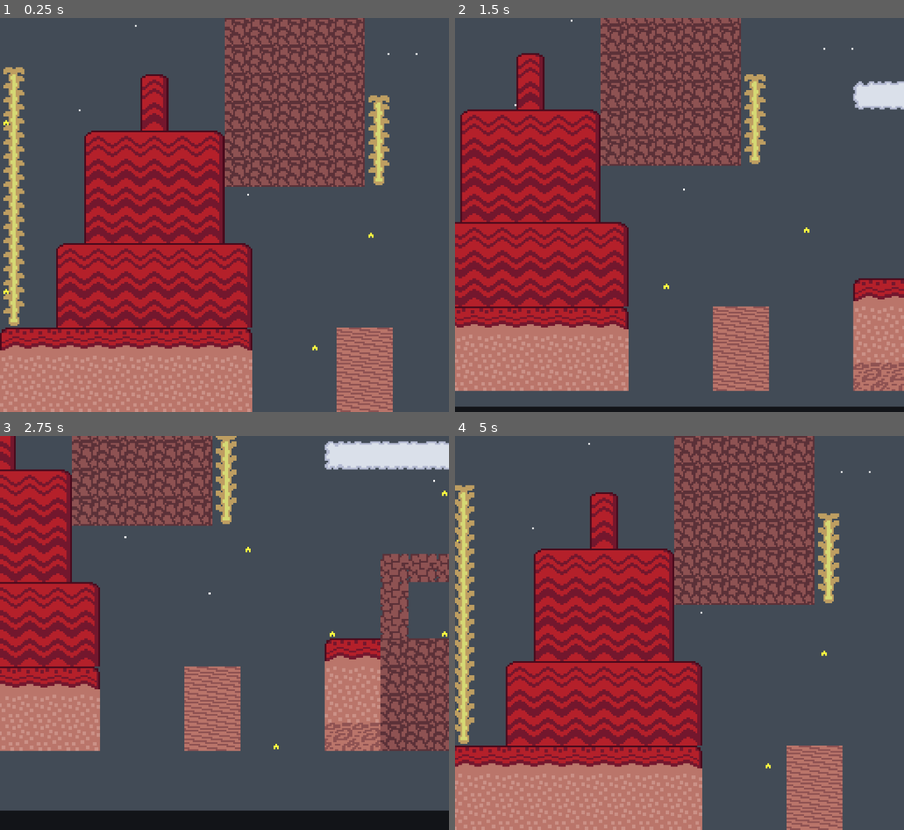
Above: before the commit, frames 1-4 (two rows, left to right).
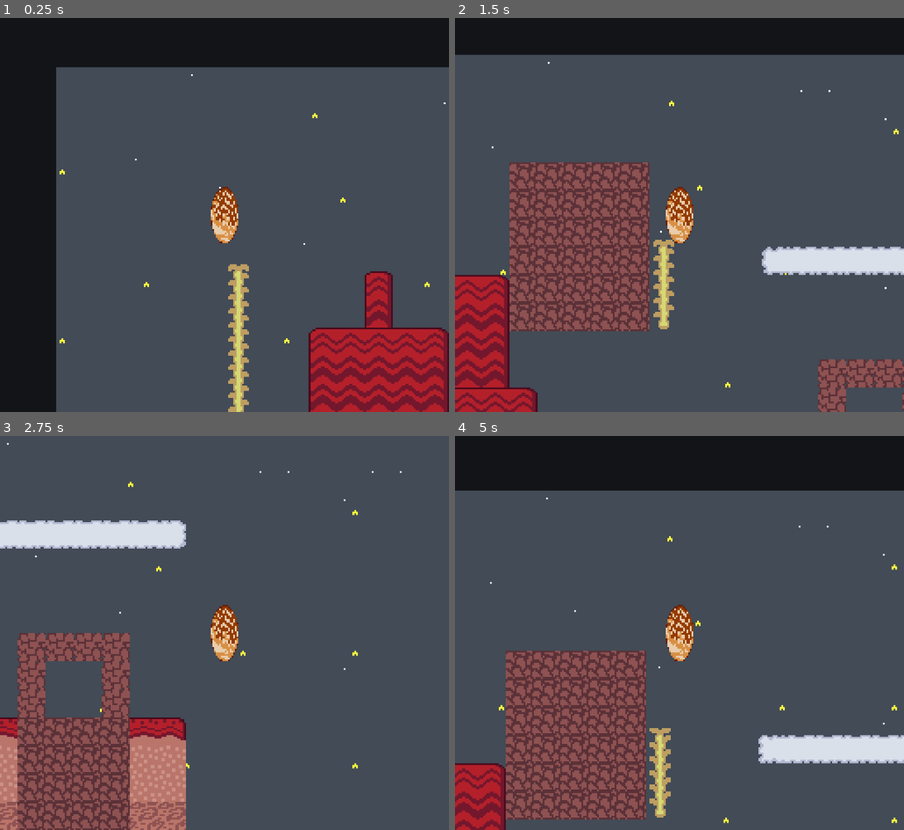
Above: after the commit, the same moments.

Repository: pixerhp/Subcon-Recall
Game: Godot game, scene res://scenes/topscenes/game_topscene.tscn
The game is run twice, just before and just after one commit, with the same random seed, the same clock (stepped at 60 frames per second) and the same inputs.
Inputs (mouse positions are in pixels of both pictures, inside the frame that each line leads up to):
- Up to frame 1 (0.25 s): no input
- Up to frame 2 (1.5 s): tap Enter at 0.5 s; move the mouse to (778, 195) at 0.52 s; press the mouse at (778, 195) at 0.53 s; hold D (move_right) 0.53-1.28 s; tap Space (jump, bound only after the commit) at 0.77, 1.07 s; tap Tab (select, bound only after the commit) at 0.8, 1.35 s; move the mouse to (589, 234) at 1.27 s; release the mouse at (589, 234) at 1.28 s; hold S (move_down) from 1.28 s (still down)
- Up to frame 3 (2.75 s): tap Space (jump, bound only after the commit) at 1.52, 1.55, 1.82, 2.1 s; move the mouse to (269, 546) at 2.02 s; release S (move_down) at 2.03 s; press the mouse at (269, 546) at 2.03 s; hold D (move_right) from 2.03 s (still down)
- Up to frame 4 (5 s): move the mouse to (657, 711) at 2.77 s; release D (move_right) at 2.78 s; release the mouse at (657, 711) at 2.78 s; hold W (move_up) 2.78-3.53 s; click (657, 711) at 2.85 s; tap Space (jump, bound only after the commit) at 3.02, 3.32, 3.77, 3.8, 4.07, 4.52, 4.82 s; tap Tab (select, bound only after the commit) at 3.05, 3.6 s; move the mouse to (814, 692) at 3.52 s; hold A (move_left) from 3.53 s (still down); move the mouse to (544, 573) at 4.27 s; click (544, 573) at 4.35 s

The runs differ from the first frame. In frame 1, 70% of the frame differs, in the area x 0-100%, y 0-100%; in frame 2, 61%; in frame 3, 53%; in frame 4, 62%.

Commit message:
Add playerchar + Edit InputMap + Limit fps to 30

Diff:
--- a/project.godot
+++ b/project.godot
@@ -13,6 +13,7 @@
 config/name="Subcon Recollection"
 run/main_scene="uid://cc05seadx0aus"
 config/features=PackedStringArray("4.5", "GL Compatibility")
+run/max_fps=30
 config/icon="res://icon.svg"
 
 [autoload]
@@ -66,14 +67,39 @@
 , Object(InputEventJoypadMotion,"resource_local_to_scene":false,"resource_name":"","device":-1,"axis":0,"axis_value":1.0,"script":null)
 ]
 }
+jump={
+"deadzone": 0.2,
+"events": [Object(InputEventKey,"resource_local_to_scene":false,"resource_name":"","device":-1,"window_id":0,"alt_pressed":false,"shift_pressed":false,"ctrl_pressed":false,"meta_pressed":false,"pressed":false,"keycode":0,"physical_keycode":32,"key_label":0,"unicode":32,"location":0,"echo":false,"script":null)
+, Object(InputEventJoypadButton,"resource_local_to_scene":false,"resource_name":"","device":-1,"button_index":0,"pressure":0.0,"pressed":true,"script":null)
+]
+}
+action={
+"deadzone": 0.2,
+"events": [Object(InputEventJoypadButton,"resource_local_to_scene":false,"resource_name":"","device":-1,"button_index":2,"pressure":0.0,"pressed":true,"script":null)
+, Object(InputEventMouseButton,"resource_local_to_scene":false,"resource_name":"","device":-1,"window_id":0,"alt_pressed":false,"shift_pressed":false,"ctrl_pressed":false,"meta_pressed":false,"button_mask":1,"position":Vector2(97, 23),"global_position":Vector2(106, 71),"factor":1.0,"button_index":1,"canceled":false,"pressed":true,"double_click":false,"script":null)
+, Object(InputEventKey,"resource_local_to_scene":false,"resource_name":"","device":-1,"window_id":0,"alt_pressed":false,"shift_pressed":false,"ctrl_pressed":false,"meta_pressed":false,"pressed":false,"keycode":0,"physical_keycode":69,"key_label":0,"unicode":101,"location":0,"echo":false,"script":null)
+]
+}
+start={
+"deadzone": 0.2,
+"events": [Object(InputEventJoypadButton,"resource_local_to_scene":false,"resource_name":"","device":-1,"button_index":6,"pressure":0.0,"pressed":true,"script":null)
+, Object(InputEventKey,"resource_local_to_scene":false,"resource_name":"","device":-1,"window_id":0,"alt_pressed":false,"shift_pressed":false,"ctrl_pressed":false,"meta_pressed":false,"pressed":false,"keycode":0,"physical_keycode":4194305,"key_label":0,"unicode":0,"location":0,"echo":false,"script":null)
+]
+}
+select={
+"deadzone": 0.2,
+"events": [Object(InputEventJoypadButton,"resource_local_to_scene":false,"resource_name":"","device":-1,"button_index":4,"pressure":0.0,"pressed":true,"script":null)
+, Object(InputEventKey,"resource_local_to_scene":false,"resource_name":"","device":-1,"window_id":0,"alt_pressed":false,"shift_pressed":false,"ctrl_pressed":false,"meta_pressed":false,"pressed":false,"keycode":0,"physical_keycode":4194306,"key_label":0,"unicode":0,"location":0,"echo":false,"script":null)
+]
+}
 fullscreen_toggle={
 "deadzone": 0.2,
 "events": [Object(InputEventKey,"resource_local_to_scene":false,"resource_name":"","device":-1,"window_id":0,"alt_press …(195 unchanged characters)…
 ]
 }
-quit={
+fast_quit={
 "deadzone": 0.2,
-"events": [Object(InputEventKey,"resource_local_to_scene":fa …(145 unchanged characters)… lse,"keycode":0,"physical_keycode":4194305,"key_label":0,"unicode":0,"location":0,"echo":false,"script":null)
+"events": [Object(InputEventKey,"resource_local_to_scene":fa …(145 unchanged characters)… lse,"keycode":0,"physical_keycode":4194312,"key_label":0,"unicode":0,"location":0,"echo":false,"script":null)
 ]
 }
 
--- a/scenes/topscenes/game_topscene.tscn
+++ b/scenes/topscenes/game_topscene.tscn
@@ -6,6 +6,7 @@
 [ext_resource type="Texture2D" uid="uid://dinmmoltbvhvk" path="res://assets/art/bun_ball.png" id="1_wt4gs"]
 [ext_resource type="Script" uid="uid://ceoyjco08ck5q" path="res://scripts/midground_tiles.gd" id="3_ldkb0"]
 [ext_resource type="Script" uid="uid://ciyolsu840s6j" path="res://scripts/camera.gd" id="6_v0oif"]
+[ext_resource type="Script" uid="uid://bowhkr3jdoxoj" path="res://scripts/playerchar.gd" id="7_170bt"]
 
 [sub_resource type="TileSetAtlasSource" id="TileSetAtlasSource_170bt"]
 texture = ExtResource("1_vfywp")
@@ -223,6 +224,9 @@
 [sub_resource type="TileSet" id="TileSet_ldkb0"]
 sources/0 = SubResource("TileSetAtlasSource_v0oif")
 
+[sub_resource type="RectangleShape2D" id="RectangleShape2D_v0oif"]
+size = Vector2(14, 31)
+
 [node name="GameTopscene" type="Control"]
 layout_mode = 3
 anchors_preset = 15
@@ -270,10 +274,10 @@
 offset_bottom = 224.0
 color = Color(0.0705882, 0.0784314, 0.0941176, 1)
 
-[node name="Parallax2D" type="Parallax2D" parent="AspectRatioContainer/SubViewportContainer/GameplaySubViewport"]
+[node name="BackParallax" type="Parallax2D" parent="AspectRatioContainer/SubViewportContainer/GameplaySubViewport"]
 scroll_scale = Vector2(0.25, 0.25)
 
-[node name="BackgroundTiles" type="TileMapLayer" parent="AspectRatioContainer/SubViewportContainer/GameplaySubViewport/Parallax2D"]
+[node name="BackgroundTiles" type="TileMapLayer" parent="AspectRatioContainer/SubViewportContainer/GameplaySubViewport/BackParallax"]
 tile_map_data = PackedByteArray("AAAAAAAAAAAFAAAAAAAAAAEAAAAFAAAAAAAAAAIAAAAFAAAAAAAAAAMAAAAIAAEAAAAAAAQAAAAFAAAAAAAAAA …(15152 unchanged characters)…
 tile_set = SubResource("TileSet_71kwi")
 
@@ -285,6 +289,7 @@
 script = ExtResource("3_ldkb0")
 
 [node name="WorldCam" type="Camera2D" parent="AspectRatioContainer/SubViewportContainer/GameplaySubViewport"]
+unique_name_in_owner = true
 position = Vector2(128, 112)
 script = ExtResource("6_v0oif")
 
@@ -293,3 +298,16 @@
 texture_repeat = 1
 position = Vector2(128, 112)
 texture = ExtResource("1_wt4gs")
+
+[node name="PlayerChar" type="CharacterBody2D" parent="AspectRatioContainer/SubViewportContainer/GameplaySubViewport"]
+unique_name_in_owner = true
+position = Vector2(36, 29)
+script = ExtResource("7_170bt")
+
+[node name="CollisionShape2D" type="CollisionShape2D" parent="AspectRatioContainer/SubViewportContainer/GameplaySubViewport/PlayerChar"]
+position = Vector2(0, 0.5)
+shape = SubResource("RectangleShape2D_v0oif")
+
+[node name="Sprite2D" type="Sprite2D" parent="AspectRatioContainer/SubViewportContainer/GameplaySubViewport/PlayerChar"]
+scale = Vector2(0.314, 0.627)
+texture = ExtResource("1_wt4gs")
--- a/scripts/autoloaded/general_globals.gd
+++ b/scripts/autoloaded/general_globals.gd
@@ -2,7 +2,7 @@
 
 func _process(_delta):
 	# Process inputs that should work regardless of game state:
-	if Input.is_action_just_pressed("quit"):
+	if Input.is_action_just_pressed("fast_quit"):
 		get_tree().quit()
 	if Input.is_action_just_pressed("fullscreen_toggle"):
 		if not DisplayServer.window_get_mode() == DisplayServer.WINDOW_MODE_FULLSCREEN:
--- a/scripts/camera.gd
+++ b/scripts/camera.gd
@@ -1,8 +1,9 @@
 extends Camera2D
 
-var move_normalized: Vector2 = Vector2()
-func _process(_delta):
-	move_normalized = Input.get_vector("move_left", "move_right", "move_up", "move_down")
-	move_normalized = move_normalized.normalized()
-
-	self.position += move_normalized
+#var player_char_node_ref: CharacterBody2D
+#
+#func _ready():
+	#player_char_node_ref = %PlayerChar
+#
+#func _process(_delta):
+	#position = player_char_node_ref.position
--- /dev/null
+++ b/scripts/playerchar.gd
@@ -0,0 +1,50 @@
+extends CharacterBody2D
+
+var worldcam_node_ref: Camera2D
+
+func _ready():
+	worldcam_node_ref = %WorldCam
+
+var subpix_position: Vector2i = Vector2i(0, 0)
+var subpix_velocity: Vector2i = Vector2i(0, 0)
+
+var max_walk_speed: int = 40
+var max_move_speed_this_frame: int = max_walk_speed
+func _process(_delta):
+	handle_inputs()
+
+	if not (Input.is_action_pressed("move_left") or Input.is_action_pressed("move_right")):
+		if subpix_velocity.x > 0:
+			subpix_velocity.x -= 13
+			subpix_velocity.x = max(subpix_velocity.x, 0)
+		elif subpix_velocity.x < 0:
+			subpix_velocity.x += 13
+			subpix_velocity.x = min(0, subpix_velocity.x)
+
+	subpix_position += subpix_velocity
+
+	self.position = subpix_position / 16
+	worldcam_node_ref.position = self.position
+
+func handle_inputs():
+	if Input.is_action_pressed("action"): max_move_speed_this_frame = max_walk_speed * 2
+	else: max_move_speed_this_frame = max_walk_speed
+
+	if Input.is_action_pressed("move_left"):
+		subpix_velocity.x -= 13
+		subpix_velocity.x = max(-max_move_speed_this_frame, subpix_velocity.x)
+	if Input.is_action_pressed("move_right"):
+		subpix_velocity.x += 13
+		subpix_velocity.x = min(subpix_velocity.x, max_move_speed_this_frame)
+	if Input.is_action_pressed("move_down"):
+		subpix_position.y += max_move_speed_this_frame
+	if Input.is_action_pressed("move_up"):
+		subpix_position.y -= max_move_speed_this_frame
+	if Input.is_action_just_pressed("jump"):
+		pass
+	if Input.is_action_just_pressed("action"):
+		pass
+	if Input.is_action_just_pressed("start"):
+		pass
+	if Input.is_action_just_pressed("select"):
+		pass
Not shown: 1 places in scenes/topscenes/game_topscene.tscn that only renumber resources
Not shown, added: scripts/playerchar.gd.uid
